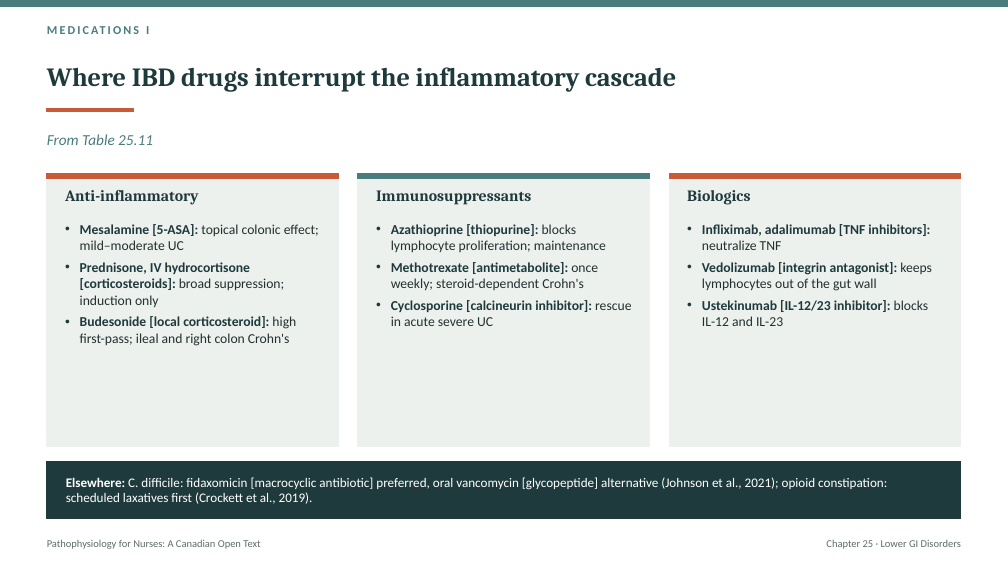
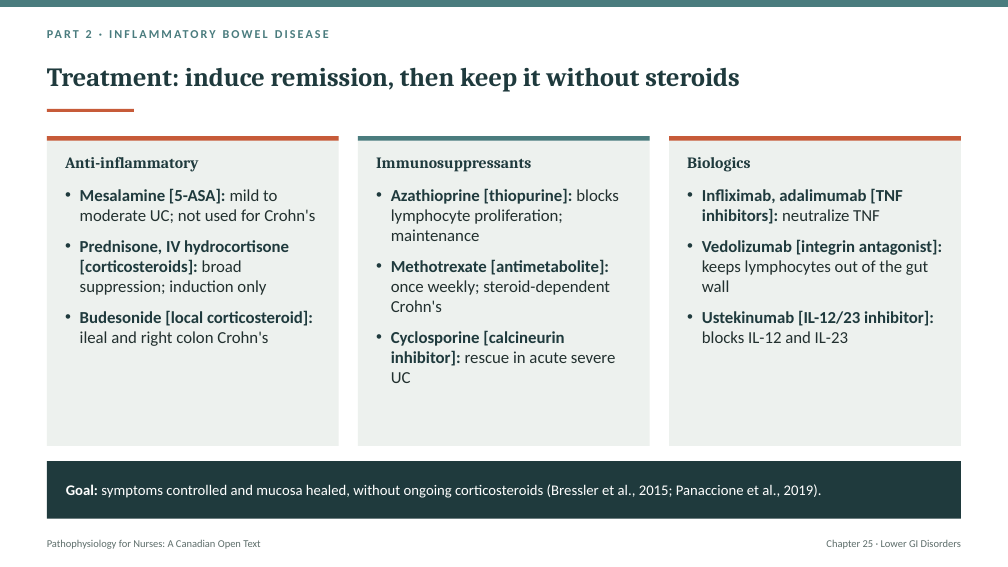
Before and after one commit to andrewleenl/opensourcenursing, a slide deck: slide 17 of Ch25_Lower_Gastrointestinal_Disorders_Lecture_Presentation.pptx (slide 33 before the commit). Drawn at 1008x567 pixels with LibreOffice and Linux fonts; fonts in the diff are those of the drawing. Boxes give left, top, right and bottom in pixels: in the first picture for what was removed or moved away, otherwise in the second. Text is boxed around its words. In the diff, an @@ line names an element or a change of style, - is before the commit and + after.

```diff
--- a/Ch25_Lower_Gastrointestinal_Disorders_Lecture_Presentation.pptx
+++ b/Ch25_Lower_Gastrointestinal_Disorders_Lecture_Presentation.pptx
@@ vertical alignment top to middle in 4 elements at <box>65,157,198,172</box>, <box>687,157,750,172</box>, <box>376,157,531,172</box>, <box>86,30,92,38</box> @@
@@ text at <box>86,30,92,38</box>: text changed @@
-MEDICATIONS I
+PART 2 · INFLAMMATORY BOWEL DISEASE
@@ title at <box>47,67,739,92</box>: text changed @@
-Where IBD drugs interrupt the inflammatory cascade
+Treatment: induce remission, then keep it without steroids
@@ rectangle: place and size @@
-rectangle at <box>47,174,339,446</box>
+rectangle at <box>47,136,339,446</box>
@@ rectangle at <box>47,136,339,141</box>: outline #C75B39 1 pt to none @@
@@ text removed at <box>47,134,153,145</box> @@
-From Table 25.11
@@ rectangle: place and size @@
-rectangle at <box>358,174,650,446</box>
+rectangle at <box>358,136,650,446</box>
@@ rectangle at <box>358,136,650,141</box>: outline #4A7C7E 1 pt to none @@
@@ 3 texts, 3 rectangles: place and size @@
-3 texts, 3 rectangles at <box>47,174,961,205</box>
+3 texts, 3 rectangles at <box>47,136,961,172</box>
@@ outline #EDF1EE 1 pt to none in 3 elements at <box>47,136,339,446</box>, <box>358,136,650,446</box>, <box>669,136,961,446</box> @@
@@ rectangle: place and size @@
-rectangle at <box>669,174,961,446</box>
+rectangle at <box>669,136,961,446</box>
@@ rectangle at <box>669,136,961,141</box>: outline #C75B39 1 pt to none @@
@@ text "Mesalamine [5-ASA]: mild to moderate ...": place and size @@
-text "Mesalamine [5-ASA]: mild to moderate ..." at <box>80,224,319,346</box>
+text "Mesalamine [5-ASA]: mild to moderate ..." at <box>80,188,315,346</box>
@@ text at <box>80,188,315,223</box>: text changed; size 13 to 16 pt @@
-• Mesalamine [5-ASA]: topical colonic effect; mild–moderate UC
+• Mesalamine [5-ASA]: mild to moderate UC; not used for Crohn's
@@ text "Azathioprine [thiopurine]: blocks lymphocyte proliferation; ...": place and size @@
-text "Azathioprine [thiopurine]: blocks lymphocyte proliferation; ..." at <box>391,224,631,326</box>
+text "Azathioprine [thiopurine]: blocks lymphocyte proliferation; ..." at <box>391,188,619,383</box>
@@ text "Azathioprine [thiopurine]: blocks lymphocyte proliferation; ..." at <box>391,188,619,383</box>: size 13 to 16 pt; more space between paragraphs @@
@@ text "Infliximab, adalimumab [TNF inhibitors]: neutralize ..." at <box>702,188,942,343</box>: size 13 to 16 pt; more space between paragraphs @@
@@ text "Infliximab, adalimumab [TNF inhibitors]: neutralize ...": place and size @@
-text "Infliximab, adalimumab [TNF inhibitors]: neutralize ..." at <box>702,224,932,326</box>
+text "Infliximab, adalimumab [TNF inhibitors]: neutralize ..." at <box>702,188,942,343</box>
@@ text at <box>80,240,289,295</box>: size 13 to 16 pt in "Prednisone, IV hydrocortisone [corticosteroids]: broad suppr ..."; more space between paragraphs @@
@@ text at <box>80,310,313,346</box>: text changed; size 13 to 16 pt; text colour #22302F to #1F3A3D; bold on @@
-• Budesonide [local corticosteroid]: high first-pass; ileal and right colon Crohn's
+• Budesonide [local corticosteroid]: ileal and right colon Crohn's
@@ rectangle at <box>47,461,961,519</box>: outline #1F3A3D 1 pt to none @@
@@ text at <box>66,484,822,498</box>: text changed; size 12.5 to 14 pt @@
-Elsewhere: C. difficile: fidaxomicin [macrocyclic antibiotic] preferred, oral vancomycin [glycopeptide] alternative (Johnson et al., 2021); opioid constipation: scheduled laxatives first (Crockett et al., 2019).
+Goal: symptoms controlled and mucosa healed, without ongoing corticosteroids (Bressler et al., 2015; Panaccione et al., 2019).
```
Also in this commit, not shown: 29 other slides changed, 25 slides added, 20 slides removed, 2 other files.
